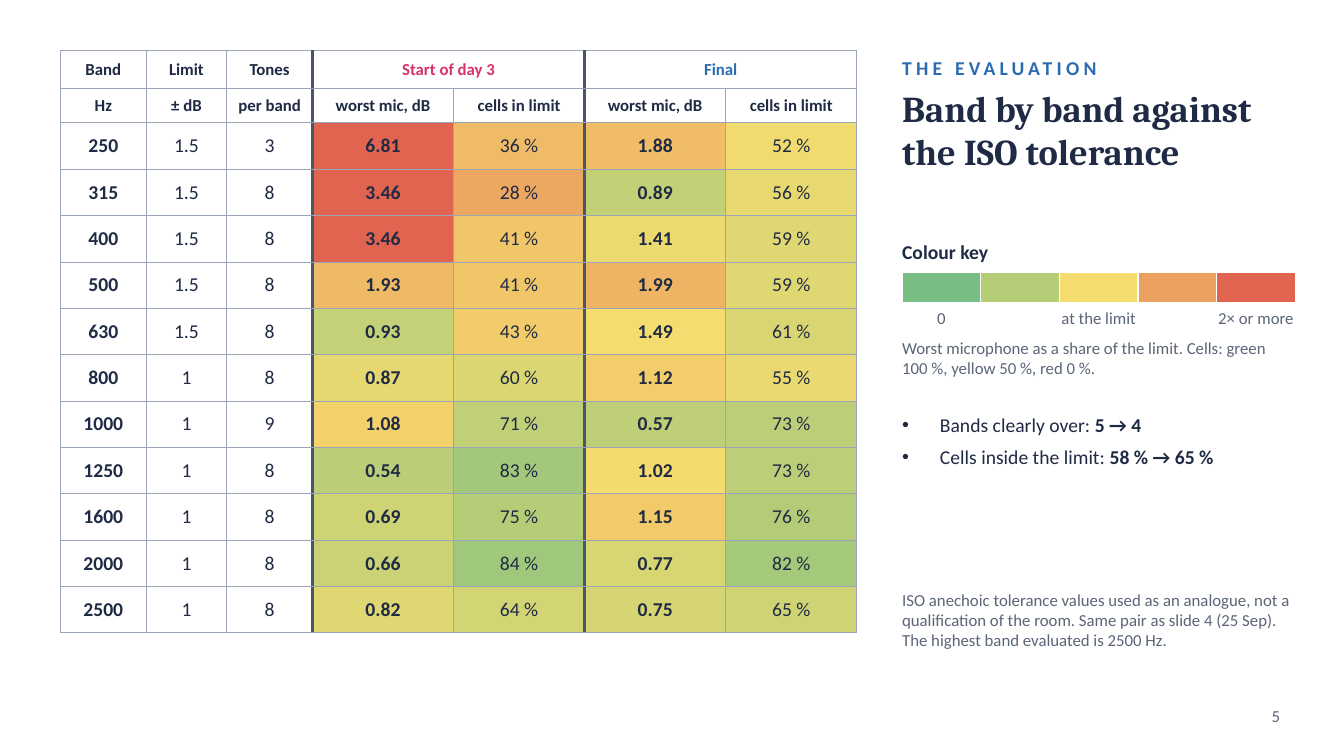
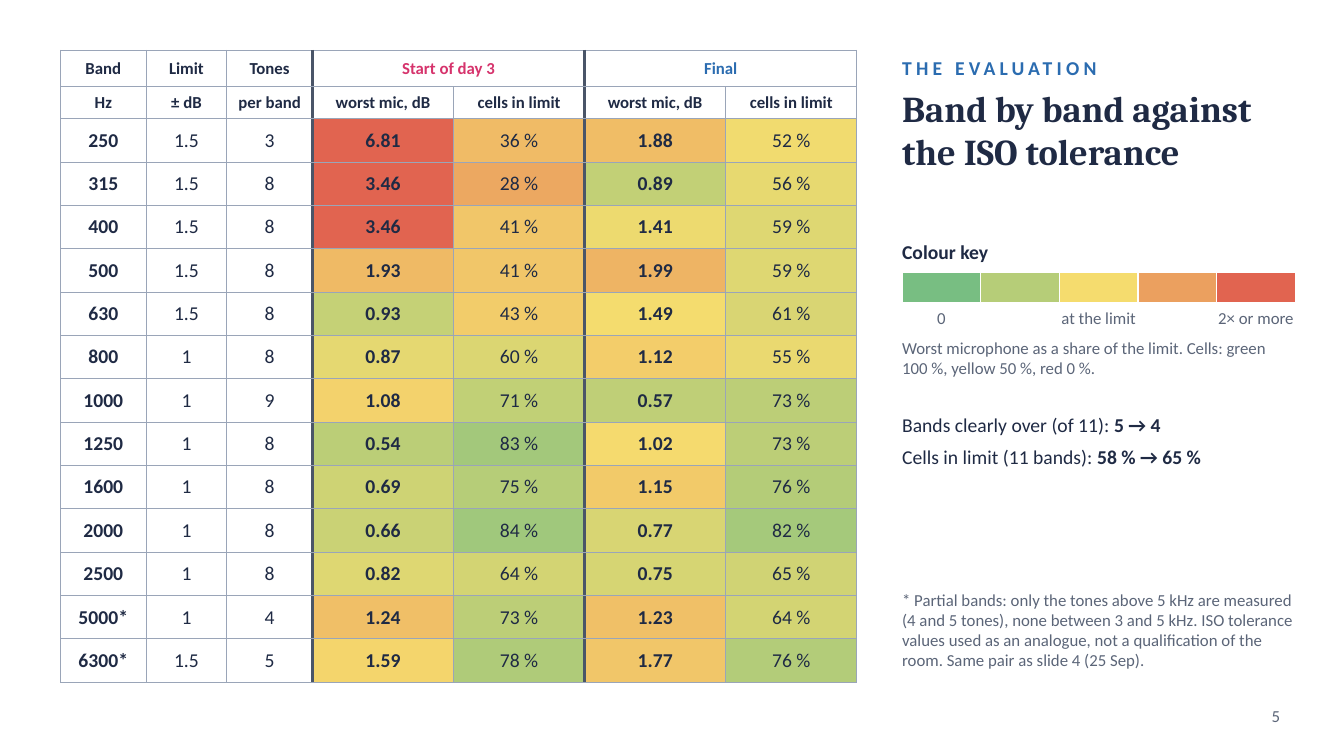
Before and after one commit to asdfgh0318/SoundVisualizer, a slide deck: slide 5 of docs/analysis/chamber-final-2026-10-01/slides/chamber-slides.pptx. Drawn at 1344x756 pixels with LibreOffice and Linux fonts; fonts in the diff are those of the drawing. Boxes give left, top, right and bottom in pixels: in the first picture for what was removed or moved away, otherwise in the second. Text is boxed around its words. In the diff, an @@ line names an element or a change of style, - is before the commit and + after.

```diff
--- a/docs/analysis/chamber-final-2026-10-01/slides/chamber-slides.pptx
+++ b/docs/analysis/chamber-final-2026-10-01/slides/chamber-slides.pptx
@@ table at (60, 50, 857, 671) @@
+row 14: 5000* | 1 | 4 | 1.24 | 73 % | 1.23 | 64 %
+row 15: 6300* | 1.5 | 5 | 1.59 | 78 % | 1.77 | 76 %
@@ text at (902, 418, 1182, 467): text changed @@
-• Bands clearly over: 5 → 4
-• Cells inside the limit: 58 % → 65 %
+Bands clearly over (of 11): 5 → 4
+Cells in limit (11 bands): 58 % → 65 %
@@ text at (902, 594, 1292, 669): text changed @@
-ISO anechoic tolerance values used as an analogue, not a qualification of the room. Same pair as slide 4 (25 Sep). The highest band evaluated is 2500 Hz.
+* Partial bands: only the tones above 5 kHz are measured (4 and 5 tones), none between 3 and 5 kHz. ISO tolerance values used as an analogue, not a qualification of the room. Same pair as slide 4 (25 Sep).
```
Also in this commit, not shown: 3 other files.
